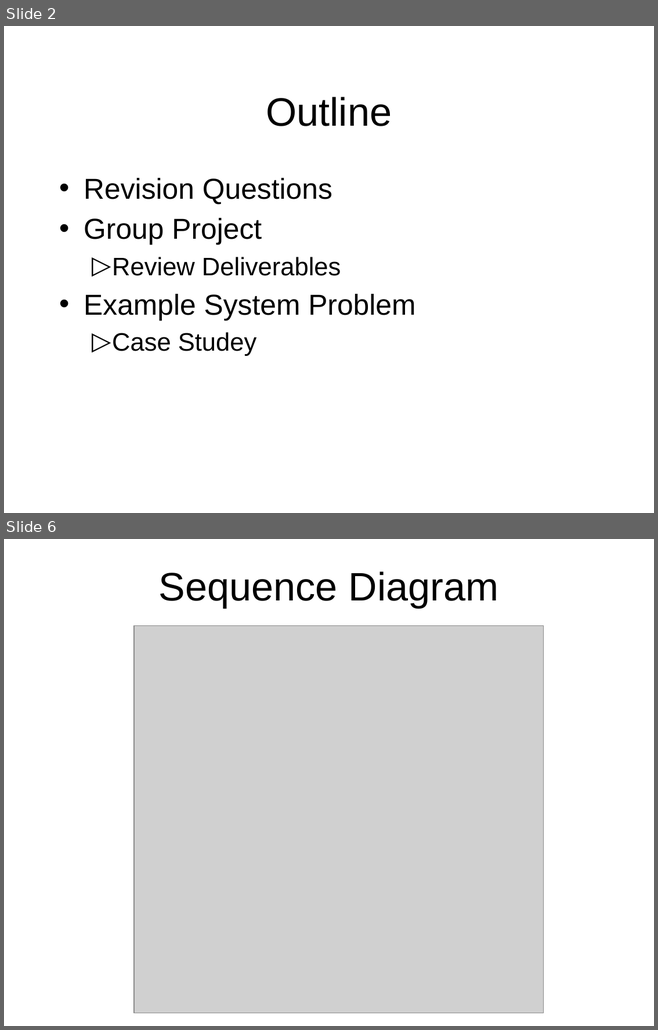
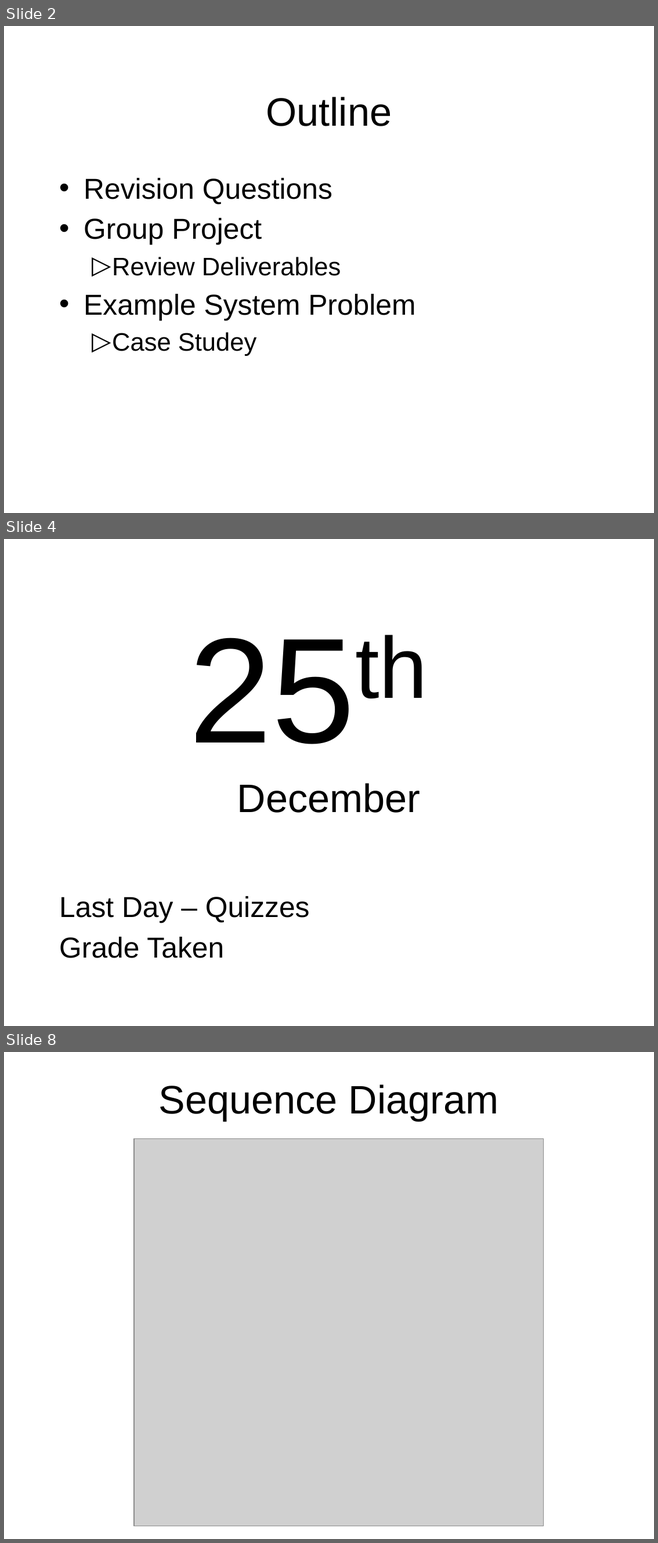
Before and after one commit to octaviordz/zjnu2017.github.io, a slide deck: OOAD/lectures/110--Revision.pptx. Shown one above the other, each under a label of ours: slides 2 and 6 before the commit, slides 2, 4 and 8 after it; the slides between them are not shown. The pictures are 658x1030 and 658x1543 pixels, drawn with LibreOffice and Linux fonts; fonts in the diff are those of the drawing; grey boxes stand for pictures. Boxes give left, top, right and bottom in pixels: in the first picture for what was removed or moved away, otherwise in the second. Text is boxed around its words. In the diff, an @@ line names an element or a change of style, - is before the commit and + after.

```diff
--- a/OOAD/lectures/110--Revision.pptx
+++ b/OOAD/lectures/110--Revision.pptx
@@ slide 4 added at [4, 539, 654, 1026], background #FFFFFF @@
@@ title added at [237, 783, 420, 813], 44 pt, text #000000 @@
+25th
+December
@@ text added at [59, 896, 310, 958], 32 pt, text #000000 @@
+Last Day – Quizzes
+Grade Taken
@@ what was slide 6 is now slide 8 @@
```
Also in this commit, not shown: 5 slides changed, 1 other slide added, 2 other files.
